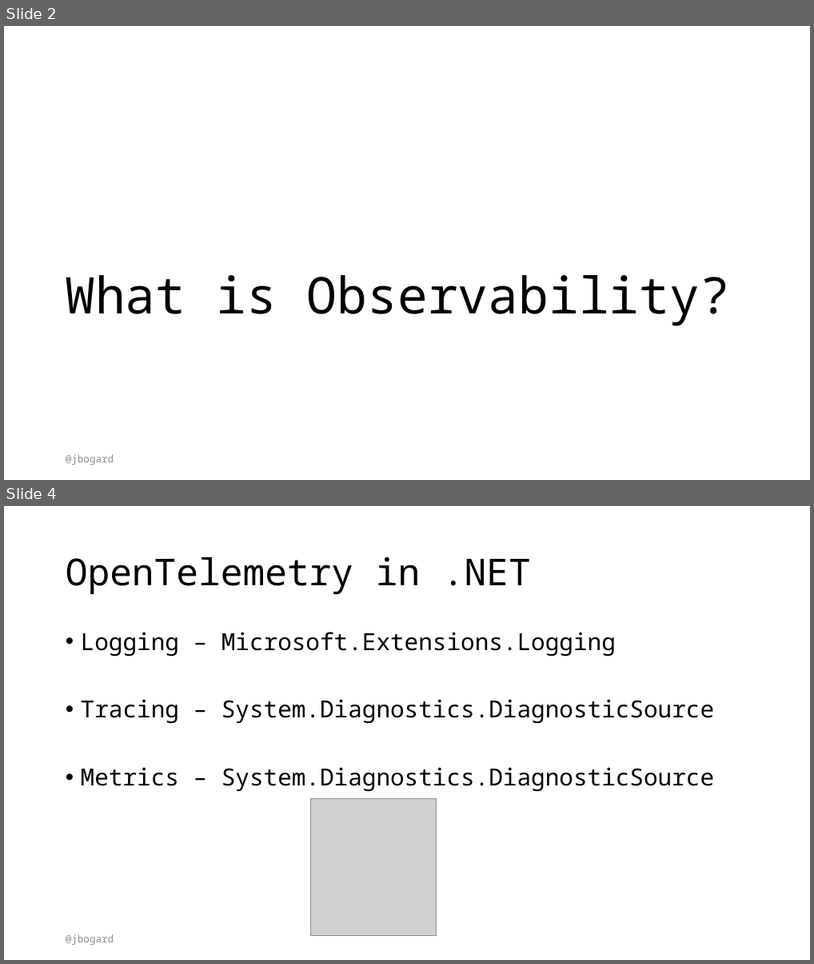
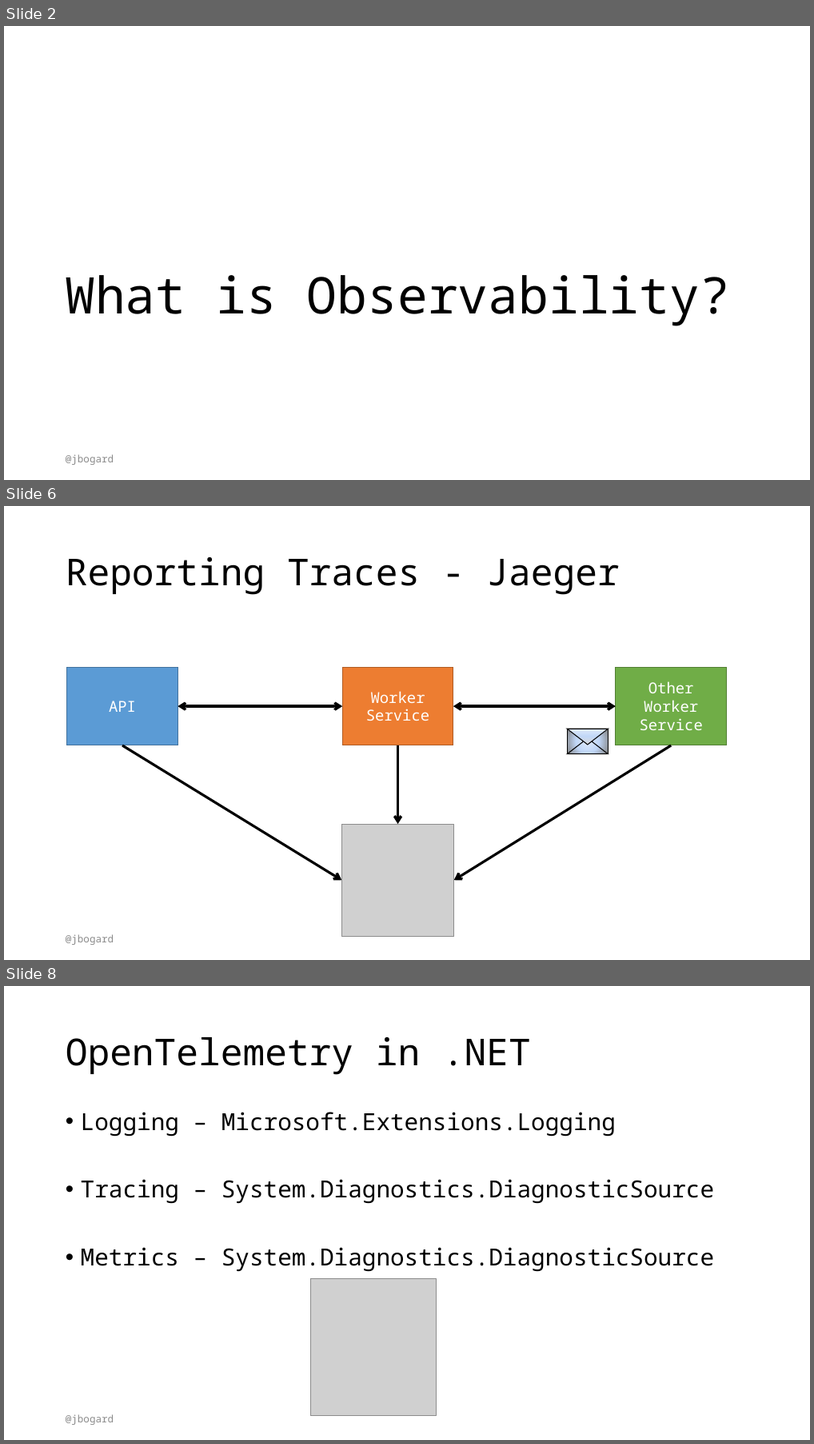
Before and after one commit to jbogard/presentations, a slide deck: DistributedTracing/ObservabilityMadeEasyWithOTelAndDotNet6.pptx. Shown one above the other, each under a label of ours: slides 2 and 4 before the commit, slides 2, 6 and 8 after it; the slides between them are not shown. The pictures are 814x964 and 814x1444 pixels, drawn with LibreOffice and Linux fonts; fonts in the diff are those of the drawing; grey boxes stand for pictures. Boxes give left, top, right and bottom in pixels: in the first picture for what was removed or moved away, otherwise in the second. Text is boxed around its words. In the diff, an @@ line names an element or a change of style, - is before the commit and + after.

```diff
--- a/DistributedTracing/ObservabilityMadeEasyWithOTelAndDotNet6.pptx
+++ b/DistributedTracing/ObservabilityMadeEasyWithOTelAndDotNet6.pptx
@@ slide 6 added at box(4, 506, 810, 960), background #FFFFFF @@
@@ title added at box(66, 557, 619, 595), 44 pt, text #000000 @@
+Reporting Traces - Jaeger
@@ rectangle added at box(67, 667, 178, 745), fill #5B9BD5, outline #43739E 1 pt, 18 pt, text #FFFFFF @@
+API
@@ rectangle added at box(342, 667, 454, 745), fill #ED7D31, outline #AF5C24 1 pt, 18 pt, text #FFFFFF @@
+Worker Service
@@ rectangle added at box(616, 667, 727, 745), fill #70AD47, outline #538035 1 pt, 18 pt, text #FFFFFF @@
+Other Worker Service
@@ double arrow added from (178, 706) to (342, 706), #000000 3 pt @@
@@ double arrow added from (454, 706) to (616, 706), #000000 3 pt @@
@@ arrow added from (122, 745) to (342, 880), #000000 3 pt @@
@@ arrow added from (398, 745) to (398, 824), #000000 3 pt @@
@@ arrow added from (671, 745) to (454, 880), #000000 3 pt @@
@@ rectangle added at box(568, 728, 609, 754), fill gradient #E1EBFB to #C2D8F8 to #808080, outline #000000 1 pt @@
@@ triangle added at box(568, 738, 609, 754), outline #000000 1 pt @@
@@ triangle added at box(568, 728, 609, 744), fill gradient #E1EBFB to #C2D8F8 to #D9D9D9, outline #000000 1 pt @@
@@ picture added at box(342, 824, 454, 936) @@
@@ text added at box(66, 934, 114, 944), 12 pt, text #8C8C8C @@
+@jbogard
@@ what was slide 4 is now slide 8 @@
```
Also in this commit, not shown: 3 slides changed, 3 other slides added, 1 other file.
